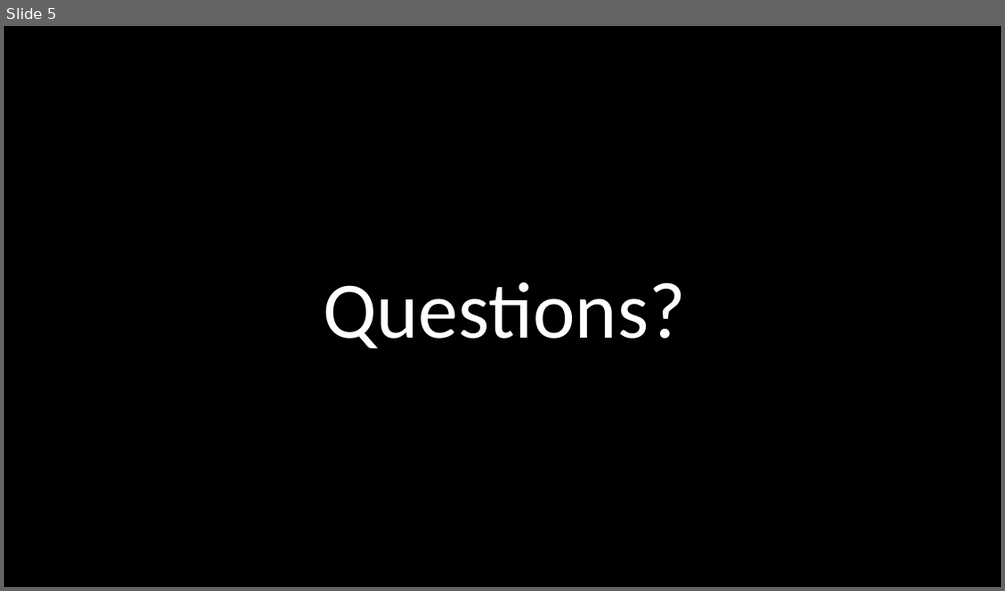
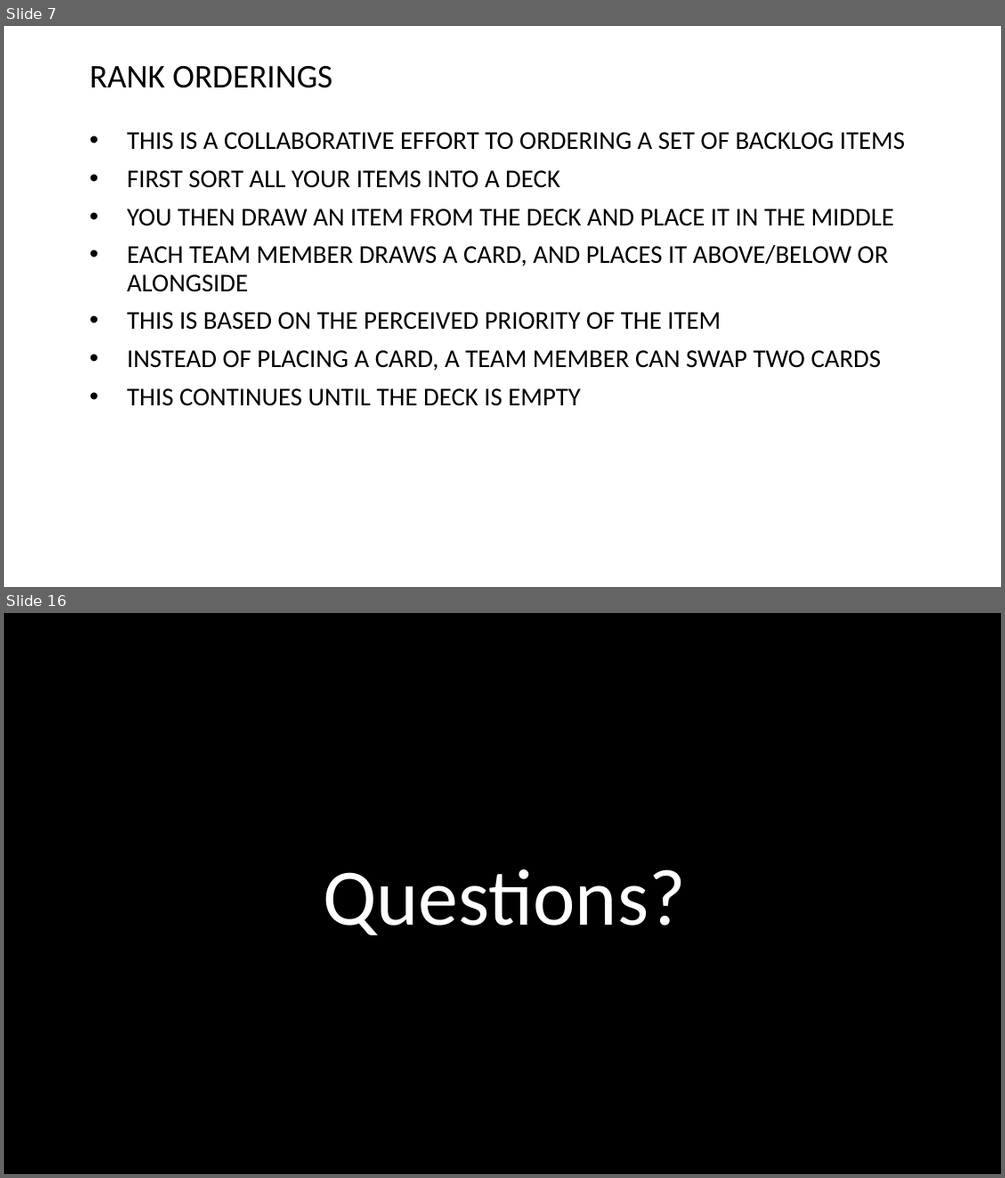
Before and after one commit to Falmouth-Games-Academy/ba-course-materials, a slide deck: GAM240/03/19-20-GAM240-Lecture-Planning.pptx. Shown one above the other, each under a label of ours: slide 5 before the commit, slides 7 and 16 after it; the slides between them are not shown. The pictures are 1005x591 and 1005x1178 pixels, drawn with LibreOffice and Linux fonts; fonts in the diff are those of the drawing; background and template pictures are left out. Boxes give left, top, right and bottom in pixels: in the first picture for what was removed or moved away, otherwise in the second. Text is boxed around its words. In the diff, an @@ line names an element or a change of style, - is before the commit and + after.

```diff
--- a/GAM240/03/19-20-GAM240-Lecture-Planning.pptx
+++ b/GAM240/03/19-20-GAM240-Lecture-Planning.pptx
@@ slide 7 added at (x1=4, y1=26, x2=1001, y2=587), background #FFFFFF @@
@@ text added at (x1=89, y1=66, x2=332, y2=88), 32 pt, text #000000 @@
+RANK ORDERINGS
@@ text added at (x1=127, y1=132, x2=905, y2=406), 24.6 pt, text #000000 @@
+• THIS IS A COLLABORATIVE EFFORT TO ORDERING A SET OF BACKLOG ITEMS
+• FIRST SORT ALL YOUR ITEMS INTO A DECK
+• YOU THEN DRAW AN ITEM FROM THE DECK AND PLACE IT IN THE MIDDLE
+• EACH TEAM MEMBER DRAWS A CARD, AND PLACES IT ABOVE/BELOW OR ALONGSIDE
+• THIS IS BASED ON THE PERCEIVED PRIORITY OF THE ITEM
+• INSTEAD OF PLACING A CARD, A TEAM MEMBER CAN SWAP TWO CARDS
+• THIS CONTINUES UNTIL THE DECK IS EMPTY
@@ what was slide 5 is now slide 16 @@
```
Also in this commit, not shown: 1 slide changed, 12 other slides added, 2 slides removed, 1 other file.
